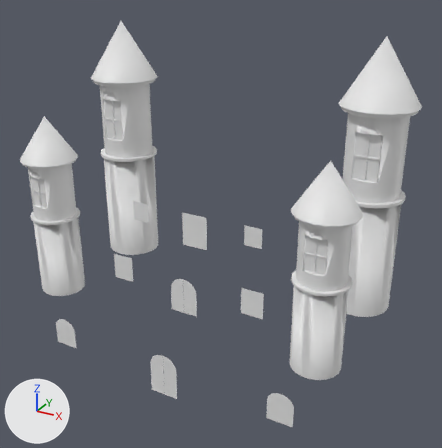
Renders of the OBJ model models/castle_towers_doors.obj from each side of a commit.
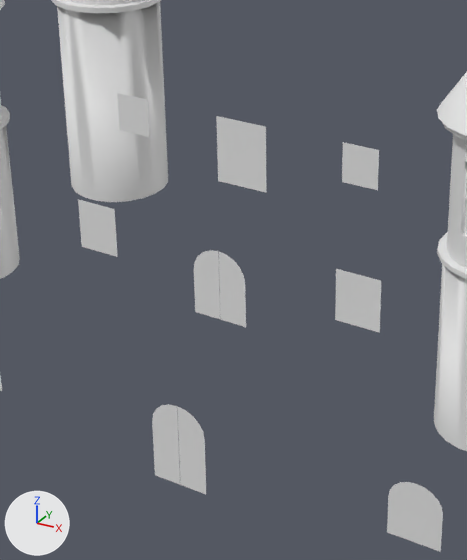
Each version appears first whole from a 50 mm lens placed at (34.1, -39.3, 48.1), pointed at (0.9, 20.9, 18.0), and next in a close-up on the part from 17% to 69% of the width and 35% to 96% of the height. The axes (+X, +Y, +Z) are drawn at lower left. The lights are the same throughout. Where no turn or scale is listed for an object, it has been applied to the vertices.

Script lines for the objects in view, before the commit:
```python
me_towers_doors_and_windows_004 = bpy.data.meshes.new('Towers_Doors_and_Windows.004')
me_towers_doors_and_windows_004.from_pydata(...)  # 1258 vertices, 2010 faces; spans x -22.7..21.4, y 9.2..33.0, z 0.0..40.3
ob_towers_doors_and_windows_004 = bpy.data.objects.new('Towers_Doors_and_Windows.004', me_towers_doors_and_windows_004)
ob_towers_doors_and_windows_004.location = (0.0, 0.0, 0.0)
```
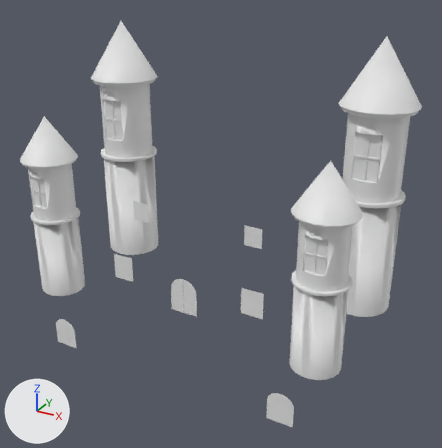
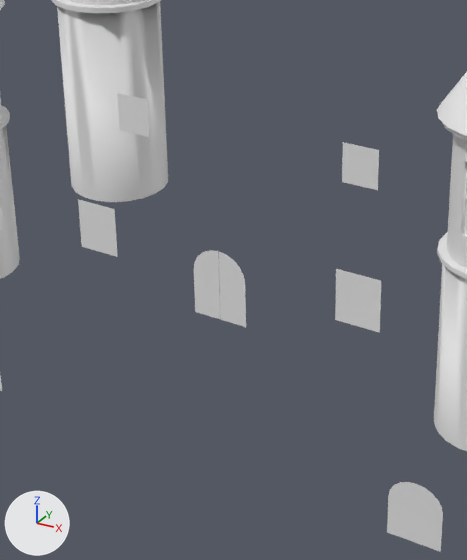
Edits to the scene script, one JSON object a line:
```json
{"block": "me_towers_doors_and_windows_004", "where": "me_towers_doors_and_windows_004.from_pydata(...)  # 1258 vertices, 2010 faces; spans x -22.7..21.4, y 9.2..33.0, z 0.0..40.3"}
{"block": "me_towers_doors_and_windows_004", "where": "# used by ob_towers_doors_and_windows_004; location = (0.0, 0.0, 0.0)"}
{"block": "me_towers_doors_and_windows_004", "change": "me_towers_doors_and_windows_004 part 1: the loose piece of 9 vertices spanning x -0.3..1.5, y 9.2..9.3, z 0.0..5.5 is deleted"}
{"block": "me_towers_doors_and_windows_004", "change": "me_towers_doors_and_windows_004 part 2: the loose piece of 9 vertices spanning x -2.2..-0.4, y 9.2..9.3, z 0.0..5.5 is deleted"}
{"block": "me_towers_doors_and_windows_004", "change": "me_towers_doors_and_windows_004 part 3: the loose piece of 4 vertices spanning x -2.1..1.2, y 17.0, z 16.2..20.4 is deleted"}
```

Changed parts and their boxes (x1, y1, x2, y2) in the close-ups (467 x 560 px):
```json
{"part": 1, "of": "me_towers_doors_and_windows_004", "change": "deleted", "before": [177, 406, 206, 494]}
{"part": 2, "of": "me_towers_doors_and_windows_004", "change": "deleted", "before": [152, 404, 180, 484]}
{"part": 3, "of": "me_towers_doors_and_windows_004", "change": "deleted", "before": [216, 116, 267, 193]}
```
